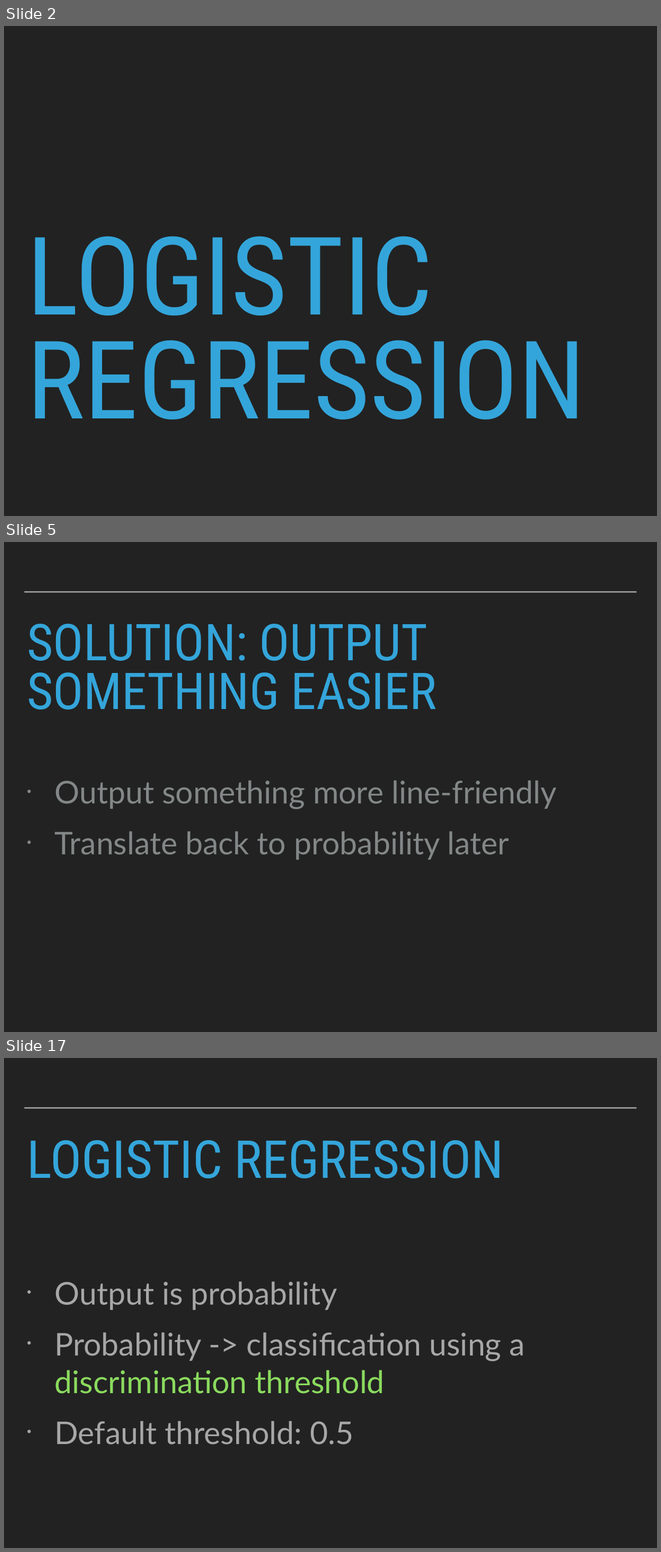
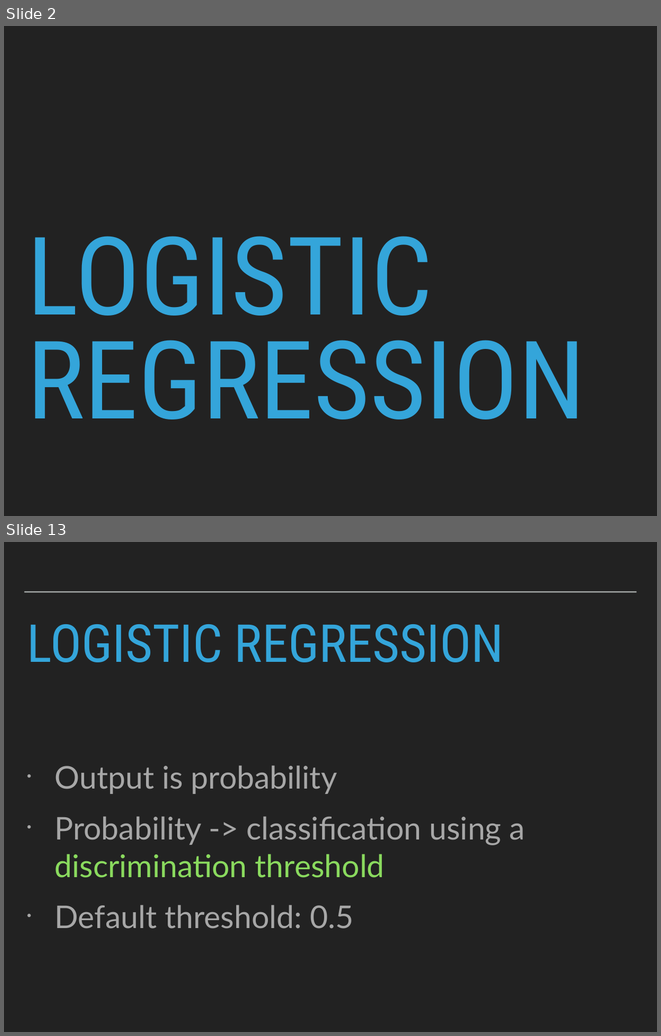
Before and after one commit to patricks1/noble-machine-learning, a slide deck: Session4/Session4_Slides.pptx. Shown one above the other, each under a label of ours: slides 2, 5 and 17 before the commit, slides 2 and 13 after it; the slides between them are not shown. The pictures are 661x1552 and 661x1036 pixels, drawn with LibreOffice and Linux fonts; fonts in the diff are those of the drawing. Boxes give left, top, right and bottom in pixels: in the first picture for what was removed or moved away, otherwise in the second. Text is boxed around its words. In the diff, an @@ line names an element or a change of style, - is before the commit and + after.

```diff
--- a/Session4/Session4_Slides.pptx
+++ b/Session4/Session4_Slides.pptx
@@ slide 5 removed at <box>4,542,657,1032</box>, background #222222; not listed: 1 template element that a slide beside it also shows @@
@@ title removed at <box>27,624,436,709</box> @@
-SOLUTION: OUTPUT SOMETHING EASIER
@@ text removed at <box>54,780,556,859</box> @@
-• Output something more line-friendly
-• Translate back to probability later
@@ what was slide 17 is now slide 13 @@
```
Also in this commit, not shown: 2 slides changed, 8 slides added, 11 other slides removed, 2 other files.
